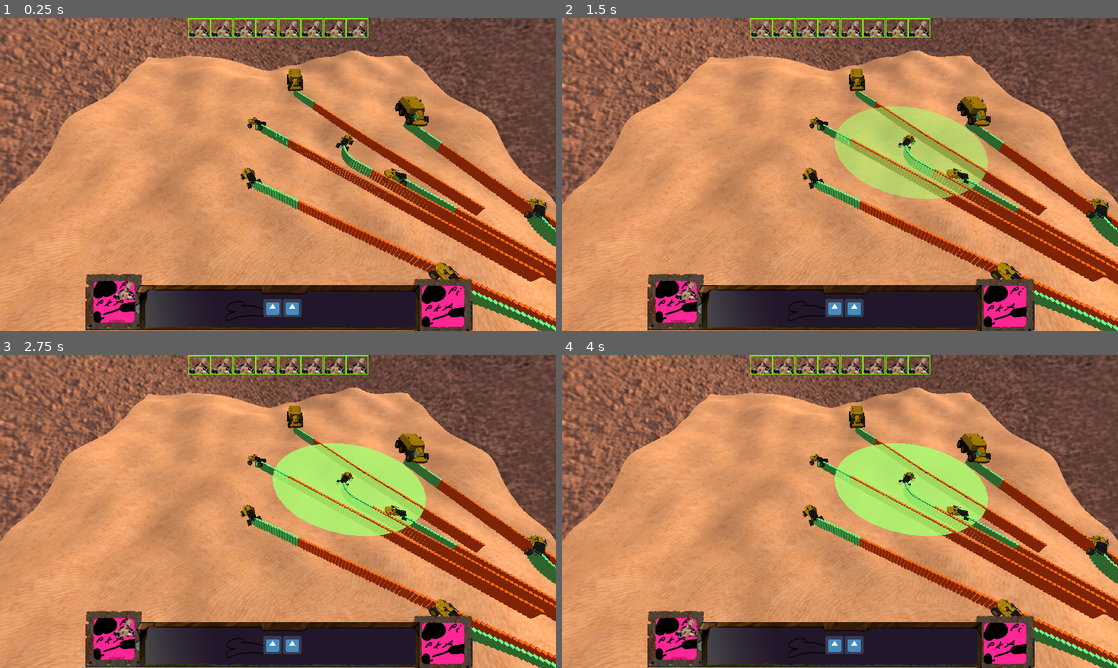
Above: before the commit, frames 1-4 (two rows, left to right).
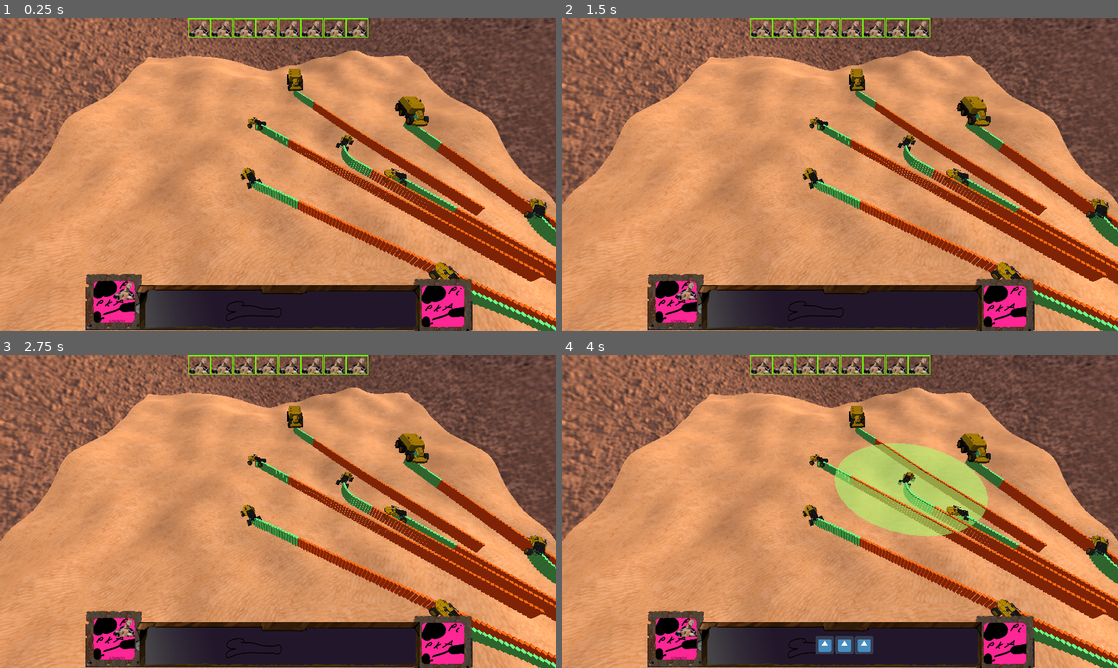
Above: after the commit, the same moments.

Repository: RealmHost002/game_about_desert_and_corovans
Game: Godot game, scene res://main.tscn
The game is run twice, just before and just after one commit, with the same random seed, the same clock (stepped at 60 frames per second) and the same inputs. The engine's default icon, where the game draws it, is replaced by a stand-in: a white triangle on a blue panel in a dark square.
Inputs (mouse positions are in pixels of both pictures, inside the frame that each line leads up to; where the layout moved, square brackets give the same spot in the first picture):
- Up to frame 1 (0.25 s): no input
- Up to frame 2 (1.5 s): click (762, 27) at 0.52 s; click (834, 309) at 1.27 s
- Up to frame 3 (2.75 s): click (289, 646) at 2.02 s
- Up to frame 4 (4 s): click (762, 364) at 2.77 s; click (823, 646) [834, 646] at 3.5 s

The runs differ from the first frame. In frame 1, 0.4% of the frame differs, in the area x 47-55%, y 89-96%; in frame 2, 6.1%, in the area x 47-77%, y 28-96%; in frame 3, 6.1%; in frame 4, 4.8%.

Commit message:
bugfix
bugfix

Diff:
--- a/car.gd
+++ b/car.gd
@@ -114,6 +114,8 @@
 		return
 	if constants.input_mode != 'car_select':
 		return
+#	print(self.get_index())
+#	get_node("../../GUI/HBoxContainer").get_child(self.get_index())._on_TextureButton_pressed()
 
 	if from_gui:
 		constants.selectedCar = self
@@ -123,6 +125,7 @@
 #				node.is_active = false
 	elif event.is_action('left_click'):
 		constants.selectedCar = self
+		get_node("../../GUI/HBoxContainer").get_child(self.get_index())._on_TextureButton_pressed()
 #		if event.is_action('left_click'):
 #			is_active = true
 #			for node in get_parent().get_children():
--- a/car.tscn
+++ b/car.tscn
@@ -93,29 +93,44 @@
 mesh = ExtResource( 6 )
 material/0 = ExtResource( 8 )
 
+[node name="Position3D3" type="Position3D" parent="body/weapons"]
+transform = Transform( 1, 0, 0, 0, 1, 0, 0, 0, 1, -0.899, 2.898, -1.184 )
+script = ExtResource( 5 )
+
+[node name="body" type="MeshInstance" parent="body/weapons/Position3D3"]
+mesh = ExtResource( 2 )
+material/0 = SubResource( 1 )
+material/1 = SubResource( 2 )
+
+[node name="area" type="MeshInstance" parent="body/weapons/Position3D3"]
+transform = Transform( 1.90249, 0, 2.3196, 0, 1, 0, -2.3196, 0, 1.90249, 0.899, -1.29431, 1.184 )
+visible = false
+mesh = ExtResource( 6 )
+material/0 = ExtResource( 8 )
+
 [node name="wheels" type="Spatial" parent="."]
 
 [node name="fl" type="MeshInstance" parent="wheels"]
 transform = Transform( 1, 0, 0, 0, 1, 0, 0, 0, 1, 1.98441, -0.210175, 2.84449 )
-mesh = SubResource( 4 )
+mesh = SubResource( 3 )
 material/0 = null
 material/1 = null
 
 [node name="fr" type="MeshInstance" parent="wheels"]
 transform = Transform( -1, 0, 0, 0, 1, 0, 0, 0, 1, -1.8298, 0, 2.84449 )
-mesh = SubResource( 4 )
+mesh = SubResource( 3 )
 material/0 = null
 material/1 = null
 
 [node name="rl" type="MeshInstance" parent="wheels"]
 transform = Transform( 1, 0, 0, 0, 1, 0, 0, 0, 1, 1.89911, -0.25799, -2.41419 )
-mesh = SubResource( 4 )
+mesh = SubResource( 3 )
 material/0 = null
 material/1 = null
 
 [node name="rr" type="MeshInstance" parent="wheels"]
 transform = Transform( -1, 0, 0, 0, 1, 0, 0, 0, 1, -1.8298, -0.25799, -2.41419 )
-mesh = SubResource( 4 )
+mesh = SubResource( 3 )
 material/0 = null
 material/1 = null
 
--- a/gui/GUI.gd
+++ b/gui/GUI.gd
@@ -23,12 +23,16 @@
 		counter += 1
 
 func AddingWeaponButtons():
+	if !constants.selectedCar:
+		return
 	var counter = 0
-	var weapons = get_node("../cars").get_child(selectedCar).get_node("body/weapons").get_children()
+
+	var weapons = constants.selectedCar.get_node("body/weapons").get_children()
 	for i in weapons:
 		var WeaponIconScene = load("res://gui/weaponIcon.tscn").instance()
 		get_node("HBoxContainer2/weaponContainer").add_child(WeaponIconScene)
 		WeaponIconScene.selectedWeapon = counter
+		print(str(counter) + "chlen")
 		counter += 1
 
 
--- a/gui/TopIcon.gd
+++ b/gui/TopIcon.gd
@@ -23,9 +23,9 @@
 func _on_TextureButton_pressed():
 #	print("hui" + str(number))
 	for i in get_parent().get_parent().get_node("HBoxContainer2/weaponContainer").get_children():
-		i.queue_free()
+		i.free()
 	get_parent().get_parent().AddingWeaponButtons()
 	get_tree().get_root().get_node("Spatial/cars").get_child(number)._on_input_event(0,0,0,0,0,1)
-#	get_parent().get_parent().selectedCar = number
+	get_parent().get_parent().selectedCar = number
 
 	pass # Replace with function body.
--- a/project.godot
+++ b/project.godot
@@ -31,6 +31,7 @@
 
 window/size/width=1920
 window/size/height=1080
+window/size/fullscreen=true
 window/stretch/mode="viewport"
 
 [input]
Not shown: 3 places in car.tscn that only renumber resources
Not shown: 6 places in trash textures/truck_test.tscn that only renumber resources
